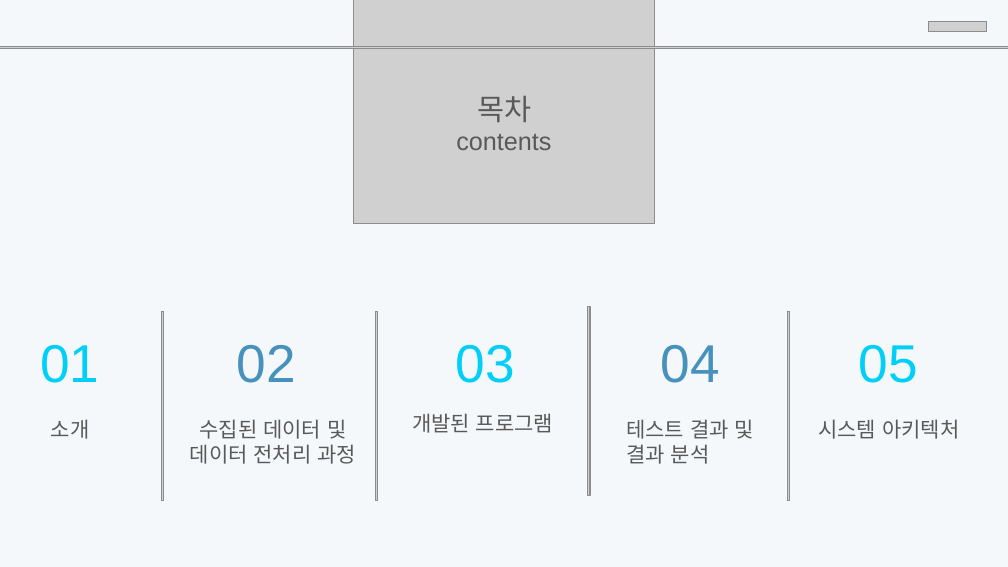
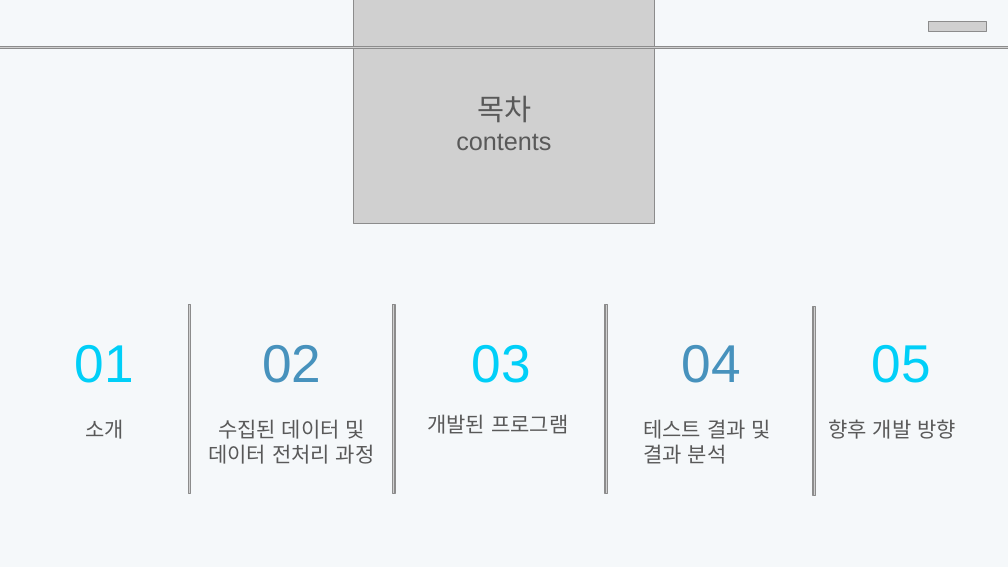
Before and after one commit to AshOne91/3rd_project, a slide deck: slide 2 of output/5조 PPT.pptx. Drawn at 1008x567 pixels with LibreOffice and Linux fonts; fonts in the diff are those of the drawing; grey boxes stand for pictures. Boxes give left, top, right and bottom in pixels: in the first picture for what was removed or moved away, otherwise in the second. Text is boxed around its words. In the diff, an @@ line names an element or a change of style, - is before the commit and + after.

Commit message:
updating

```diff
--- a/output/5조 PPT.pptx
+++ b/output/5조 PPT.pptx
@@ picture: place and size @@
-picture at [162, 311, 164, 501]
+picture at [188, 304, 191, 494]
@@ picture: place and size @@
-picture at [376, 311, 378, 501]
+picture at [393, 304, 395, 494]
@@ picture: place and size @@
-picture at [788, 311, 790, 501]
+picture at [813, 306, 815, 496]
@@ text "01": place and size @@
-text "01" at [40, 345, 99, 383]
+text "01" at [75, 345, 134, 383]
@@ text "02": place and size @@
-text "02" at [236, 345, 295, 383]
+text "02" at [262, 345, 321, 383]
@@ text "04": place and size @@
-text "04" at [661, 345, 720, 383]
+text "04" at [682, 345, 741, 383]
@@ text "소개": place and size @@
-text "소개" at [51, 419, 90, 439]
+text "소개" at [85, 419, 124, 439]
@@ text "수집된 데이터 및 데이터 전처리 ...": place and size @@
-text "수집된 데이터 및 데이터 전처리 ..." at [190, 419, 356, 464]
+text "수집된 데이터 및 데이터 전처리 ..." at [208, 419, 375, 464]
@@ 4 texts, 1 picture: place and size @@
-4 texts, 1 picture at [412, 306, 918, 496]
+4 texts, 1 picture at [427, 304, 930, 494]
@@ text at [828, 419, 956, 439]: text changed @@
-시스템 아키텍처
+향후 개발 방향
```
Also in this commit, not shown: 11 other slides changed, 9 slides added, 3 slides removed.
